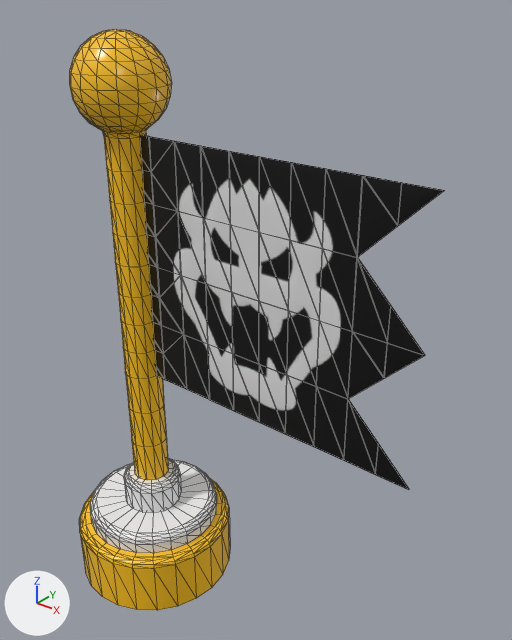
An edit to the glTF model models/flag/flag.glb, drawn before and after from the same camera.
Before and after are seen from a camera (50 mm lens) standing at (5.14, -4.47, 5.95) and looking at (1.26, 0.37, 2.95). Every picture has the same lights, and +X, +Y and +Z are marked at lower left. Mesh edges are drawn as thin lines. Where no turn or scale is listed for an object, it has been applied to the vertices. Vertices at the same position are counted once.

The first picture shows 'CheckpointFlag__CheckpointFlagBodyMat00', 'CheckpointFlag__CheckpointFlagMarkMat00'.
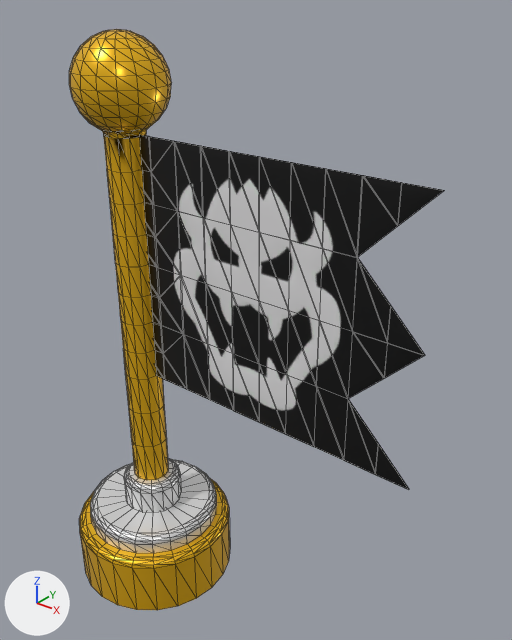
The newer file is also turned or shifted as a whole; pictures and numbers use the older file's frame.

What changed in the scene script:
```text
Add mat_checkpointflagbodymat00_005:
    mat_checkpointflagbodymat00_005 = bpy.data.materials.new('CheckpointFlagBodyMat00.005')
    # uses the picture img_checkpointflagbody_alb
Change me_mesh:
    used by ob_checkpointflag__checkpointflagbodymat00; location = (0.0, 0.0, 0.0)
    remove me_mesh.from_pydata(...)  # 632 vertices, 1180 faces; spans x -0.9..0.9, y -0.9..0.9, z -0.51..5.53
    add me_mesh.from_pydata(...)  # 758 vertices, 1356 faces; spans x -0.9..3.19, y -0.9..0.9, z -0.51..5.53
    me_mesh part 1: a new loose piece of 63 vertices spanning x 0.0..3.19, y 0.0, z 2.11..4.65, in mat_checkpointflagmarkmat00
    me_mesh part 2
    50 faces are deleted
    50 new faces join them, mat_checkpointflagbodymat00_005
    me_mesh part 3: 1180 faces spanning x -0.9..0.9, y -0.9..0.9, z -0.51..5.53 switch from mat_checkpointflagbodymat00 to mat_checkpointflagbodymat00_005
    add me_mesh.materials.append(mat_checkpointflagmarkmat00)
```

Location of each change, [x1, y1, x2, y2] in pixels of the pictures (512 x 640 px; the box of a moved part takes in the faces that stretch with it):
'CheckpointFlag__CheckpointFlagBodyMat00', reshaped (132% wider)
    before: [69, 29, 230, 610]
    after: [69, 29, 444, 610]
part 1 of me_mesh, added
    after: [139, 135, 444, 490]
part 2 of me_mesh, moved or reshaped
    both: [100, 128, 148, 139]
part 3 of me_mesh, recoloured
    both: [69, 29, 230, 610]
'CheckpointFlag__CheckpointFlagMarkMat00', unchanged, covered by the edit
    before: [139, 135, 444, 490]
